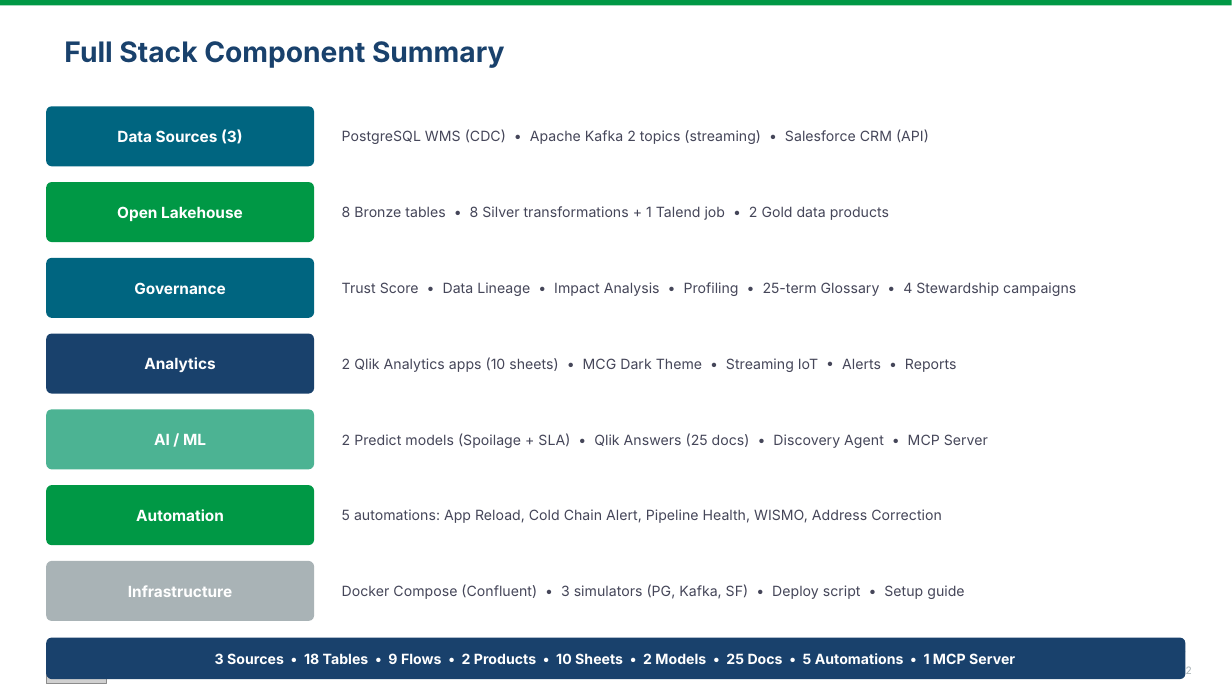
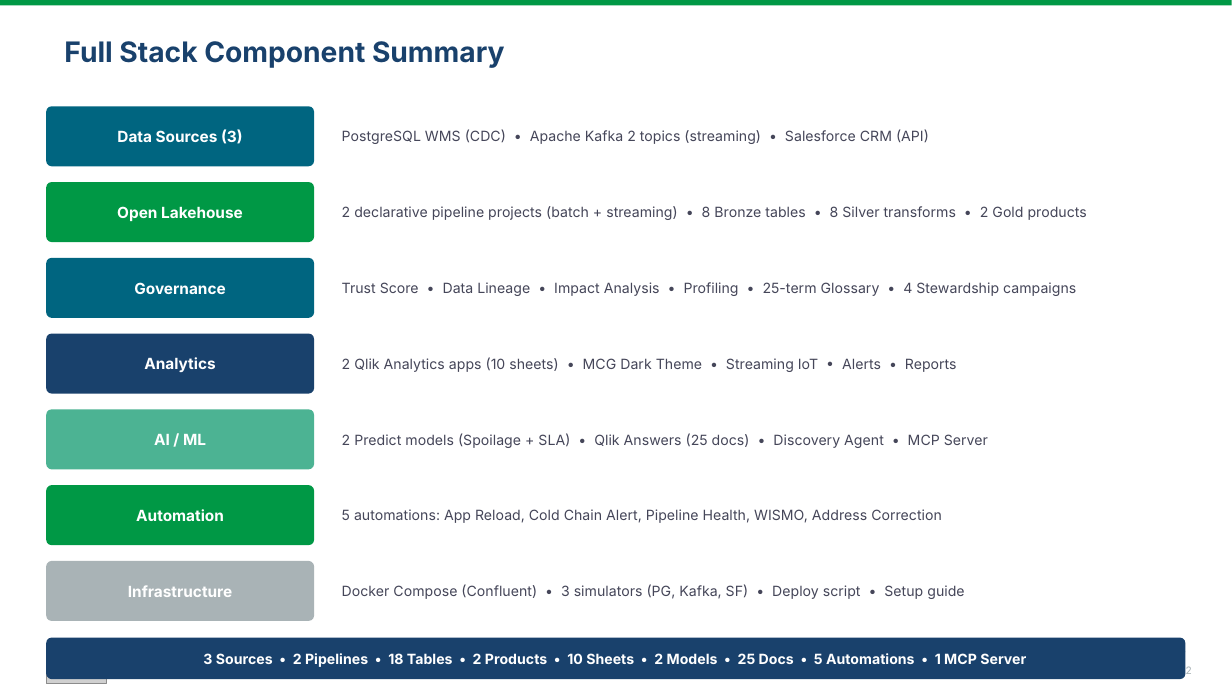
Before and after one commit to robertschoenfeldqlik/meridan_retail_group_qlik_demo_assets, a slide deck: slide 12 of MCG_Technology_Architecture.pptx. Drawn at 1232x693 pixels with LibreOffice and Linux fonts; fonts in the diff are those of the drawing; grey boxes stand for pictures. Boxes give left, top, right and bottom in pixels: in the first picture for what was removed or moved away, otherwise in the second. Text is boxed around its words. In the diff, an @@ line names an element or a change of style, - is before the commit and + after.

```diff
--- a/MCG_Technology_Architecture.pptx
+++ b/MCG_Technology_Architecture.pptx
@@ text at (342, 206, 1087, 220): text changed @@
-8 Bronze tables • 8 Silver transformations + 1 Talend job • 2 Gold data products
+2 declarative pipeline projects (batch + streaming) • 8 Bronze tables • 8 Silver transforms • 2 Gold products
@@ text at (203, 653, 1026, 667): text changed @@
-3 Sources • 18 Tables • 9 Flows • 2 Products • 10 Sheets • 2 Models • 25 Docs • 5 Automations • 1 MCP Server
+3 Sources • 2 Pipelines • 18 Tables • 2 Products • 10 Sheets • 2 Models • 25 Docs • 5 Automations • 1 MCP Server
@@ text added at (315, 666, 344, 667), 8 pt, text #A9B3B6 @@
+MCG Technology Architecture • Qlik Cloud
```
Also in this commit, not shown: 2 other slides changed, 17 other files.
